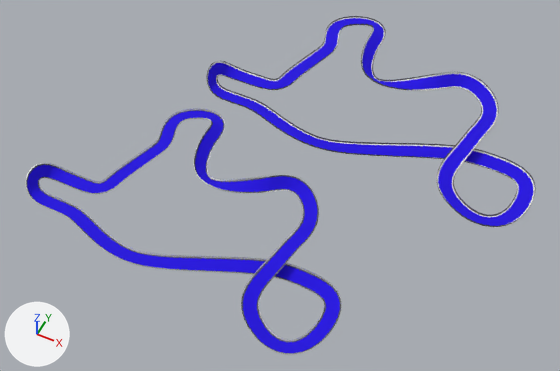
One commit to the FBX model Assets/Track2/RaceTrack.fbx: the scene before it, then after it.
Before and after are seen from a 50 mm camera at (24.3, -22.1, 34.7) aimed at (10.5, 5.4, 0.3). The lights are fixed; the arrows at lower left show +X, +Y and +Z.

In view in the first picture: 'BezierCurve', 'BezierCurve.001'.
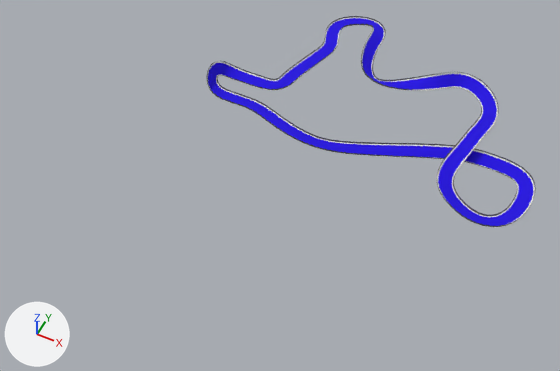
Where the change shows, as pixel boxes (x1, y1, x2, y2) in the pictures (560 x 371 px):
'BezierCurve', deleted (blue)
    before: (25, 108, 342, 355)
    faces in mat_road (blue #2300e7): (27, 111, 340, 353)
    faces in mat_railing (dark grey #626266): (26, 110, 341, 354)
    faces in mat_ramp (white #e7e7e7): (25, 108, 342, 355)

What the commit changed:
Object 'BezierCurve' (ob_beziercurve) is deleted.
